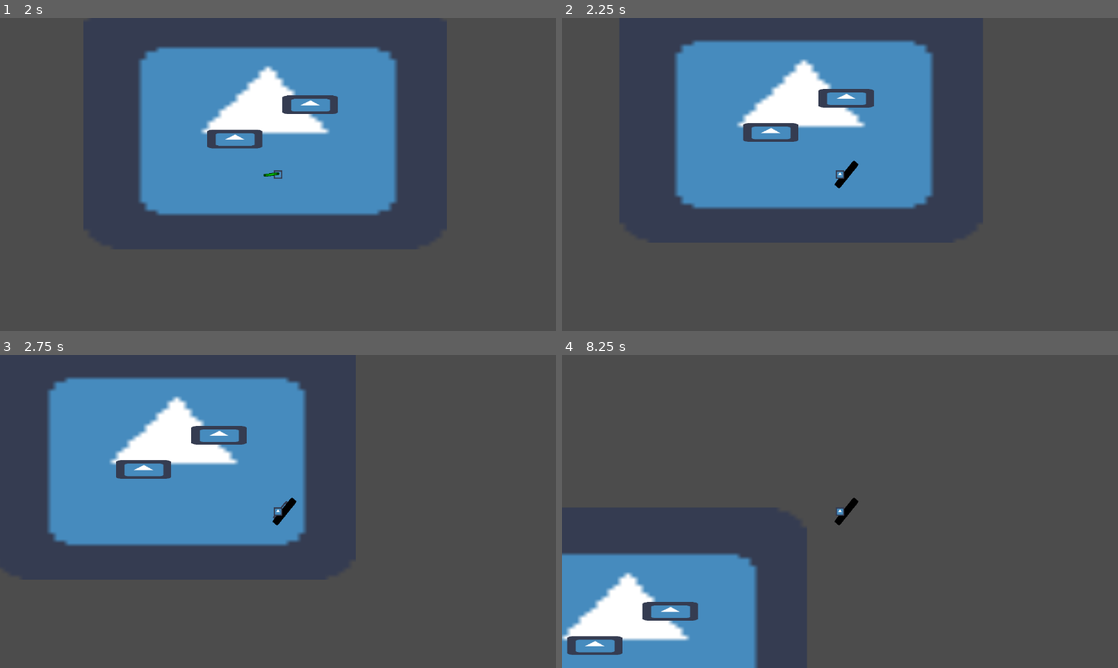
Above: before the commit, frames 1-4 (two rows, left to right).
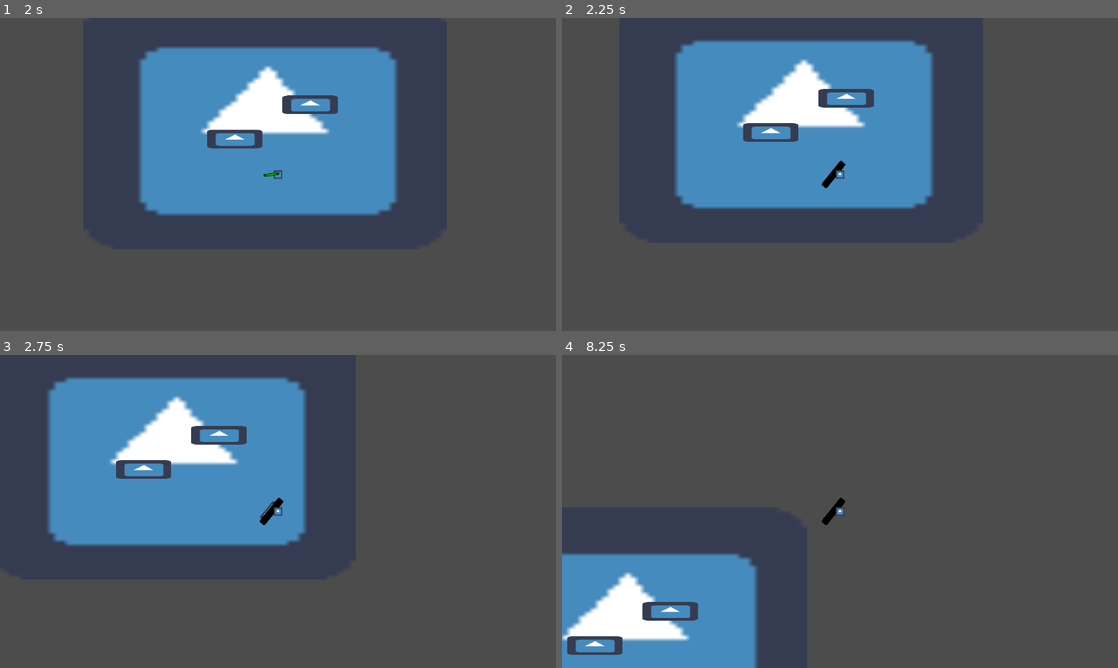
Above: after the commit, the same moments.

Repository: kjanuska/Independent-Study-Game
Game: Godot game, scene res://Scenes/Main.tscn
Two runs of this game, one before a commit and one after it. Both use one fixed random seed, a clock stepped at 60 frames per second and the inputs below. The engine's default icon, where the game draws it, is replaced by a stand-in: a white triangle on a blue panel in a dark square.
Inputs (mouse positions are in pixels of both pictures, inside the frame that each line leads up to):
- Up to frame 1 (2 s): tap Enter at 0.5 s; move the mouse to (400, 158) at 0.52 s; hold D (ui_right) 0.53-1.28 s; click (400, 158) at 0.6 s; tap Space (space) at 1.25 s; move the mouse to (166, 190) at 1.27 s; hold S (ui_down) from 1.28 s (still down); click (166, 190) at 1.35 s
- Up to frame 2 (2.25 s): move the mouse to (895, 105) at 2.02 s; release S (ui_down) at 2.03 s; hold D (ui_right) from 2.03 s (still down); hold Right mouse button (shoot) from 2.03 s (still down)
- Up to frame 3 (2.75 s): keep holding D (ui_right); keep holding Right mouse button (shoot); click (333, 442) at 2.3 s
- Up to frame 4 (8.25 s): move the mouse to (812, 574) at 2.77 s; release D (ui_right) at 2.78 s; release Right mouse button (shoot) at 2.78 s; hold W (ui_up) 2.78-3.53 s; tap Space (space) at 2.85, 5.85 s; click (812, 574) at 3.05 s; move the mouse to (1006, 558) at 3.52 s; hold A (ui_left) 3.53-5.03 s; click (1006, 558) at 3.6 s; move the mouse to (673, 464) at 4.27 s; click (673, 464) at 4.35 s; move the mouse to (867, 511) at 5.02 s; hold S (ui_down) 5.03-5.78 s; hold Right mouse button (shoot) 5.03-5.78 s; click (867, 511) at 5.3 s; move the mouse to (756, 433) at 5.77 s; hold D (ui_right) 5.78-6.53 s; click (756, 433) at 6.05 s; move the mouse to (962, 495) at 6.52 s; hold W (ui_up) 6.53-7.28 s; click (962, 495) at 6.6 s; move the mouse to (728, 527) at 7.27 s; hold D (ui_right) 7.28-8.03 s; click (728, 527) at 7.35 s; move the mouse to (895, 442) at 8.02 s; hold S (ui_down) from 8.03 s (still down); hold Right mouse button (shoot) from 8.03 s (still down)

Frame 1 is identical in both runs. In frame 2, 0.2% of the frame differs, in the area x 46-54%, y 45-55%; in frame 3, 0.3%; in frame 4, 0.2%.

Commit message:
Fixed rotation
Player can now aim directly up and down. There is a range of values for each hand and the player automatically switches once mouse rotation leaves that range. Also moved sword attack timer to sword itself instead of being attached to player.

Diff:
--- a/Scenes/Player.tscn
+++ b/Scenes/Player.tscn
@@ -36,10 +36,5 @@
 wait_time = 0.5
 one_shot = true
 
-[node name="SwordAttack" type="Timer" parent="."]
-wait_time = 0.4
-one_shot = true
-
 [connection signal="timeout" from="DashTimer" to="." method="_on_DashTimer_timeout"]
 [connection signal="timeout" from="DashCooldown" to="." method="_on_DashCooldown_timeout"]
-[connection signal="timeout" from="SwordAttack" to="." method="_on_SwordAttack_timeout"]
--- a/Scenes/Sword.tscn
+++ b/Scenes/Sword.tscn
@@ -19,8 +19,8 @@
 scale = Vector2( 0.119999, 1 )
 texture = ExtResource( 2 )
 
-[node name="SwordAttack" type="Timer" parent="."]
+[node name="MeleeAttack" type="Timer" parent="."]
 wait_time = 0.4
 one_shot = true
 
-[connection signal="timeout" from="SwordAttack" to="." method="_on_SwordAttack_timeout"]
+[connection signal="timeout" from="MeleeAttack" to="." method="_on_MeleeAttack_timeout"]
--- a/Scripts/Player.gd
+++ b/Scripts/Player.gd
@@ -25,6 +25,7 @@
 var melee
 #store preloaded sword as var
 var sword_load = preload("res://Scenes/Sword.tscn")
+var melee_attack_cooldown
 
 #0 = ranged
 #1 = melee
@@ -32,6 +33,9 @@
 
 #angle from character to mouse
 var mouse_rotation
+# 0 = left
+# 1 = right
+var side = 0
 
 #equip gun as soon as the player is loaded
 func _ready():
@@ -98,7 +102,7 @@
 		if current_weapon == 0:
 			current_weapon = 1
 			_equip_melee(sword_load)
-		if $SwordAttack.is_stopped():
+		if melee_attack_cooldown.is_stopped():
 			_melee_attack()
 
 #equip ranged and remove melee if equiped
@@ -116,6 +120,7 @@
 	melee = melee_load.instance()
 	player.add_child(melee)
 	melee.set_global_position(player.get_global_position())
+	melee_attack_cooldown = melee.get_node("MeleeAttack")
 
 func _shoot_bullet():
 	if shot_cooldown.is_stopped():
@@ -130,7 +135,7 @@
 
 func _melee_attack():
 	print("attack")
-	$SwordAttack.start()
+	melee_attack_cooldown.start()
 
 func _set_weapon_rotation(weapon):
 	weapon.set_rotation(mouse_rotation)
@@ -139,10 +144,17 @@
 	else:
 		weapon.set_z_index(1)
 
-	if abs(mouse_rotation) > PI/2:
-		weapon.position.x = -15
-	else:
-		weapon.position.x = 15
+	if side == 0:
+		if abs(mouse_rotation) <= PI/4:
+			side = 1
+		else:
+			weapon.position.x = -15
+	elif side == 1:
+		if abs(mouse_rotation) >= (3 * PI)/4:
+			side = 0
+		else:
+			weapon.position.x = 15
+
 
 #timer that sets how long and how fast you dash
 func _on_DashTimer_timeout():
@@ -154,7 +166,3 @@
 #timer for a cooldown after you dash (can't spam)
 func _on_DashCooldown_timeout():
 	$DashCooldown.stop()
-
-#sword attack cooldown
-func _on_SwordAttack_timeout():
-	$SwordAttack.stop()
--- a/Scripts/Sword.gd
+++ b/Scripts/Sword.gd
@@ -1,4 +1,4 @@
 extends Area2D
 
-func _on_SwordAttack_timeout():
-	pass # Replace with function body.
+func _on_MeleeAttack_timeout():
+	$MeleeAttack.stop()
